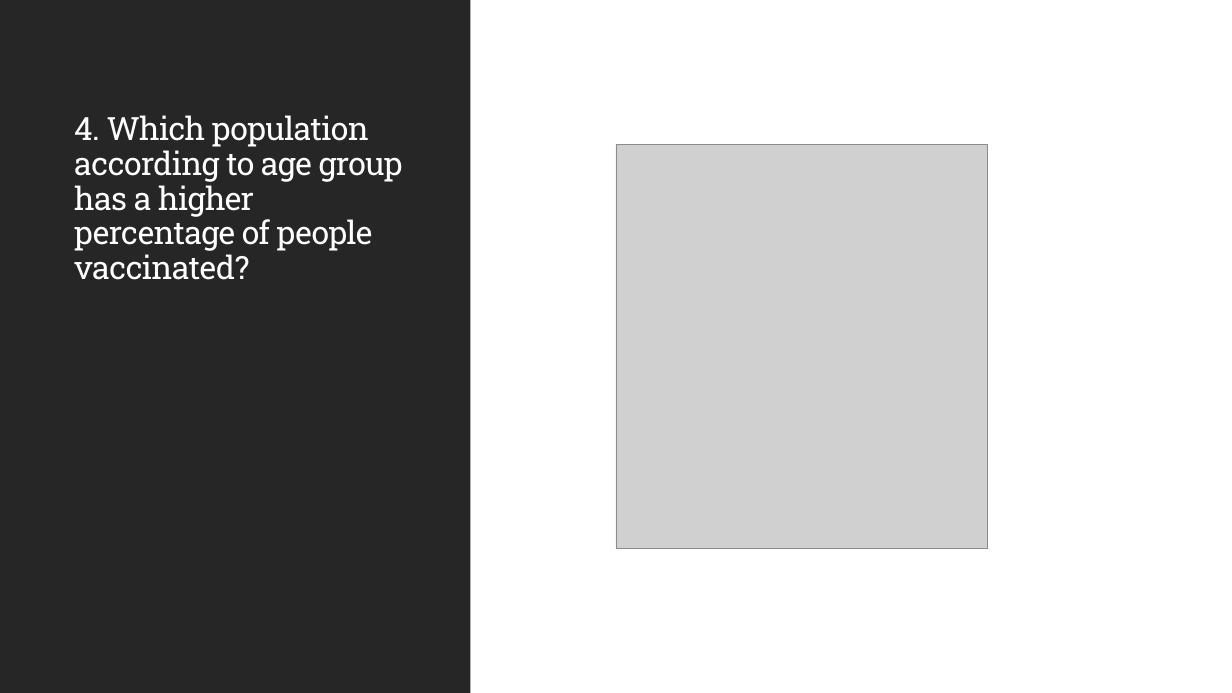
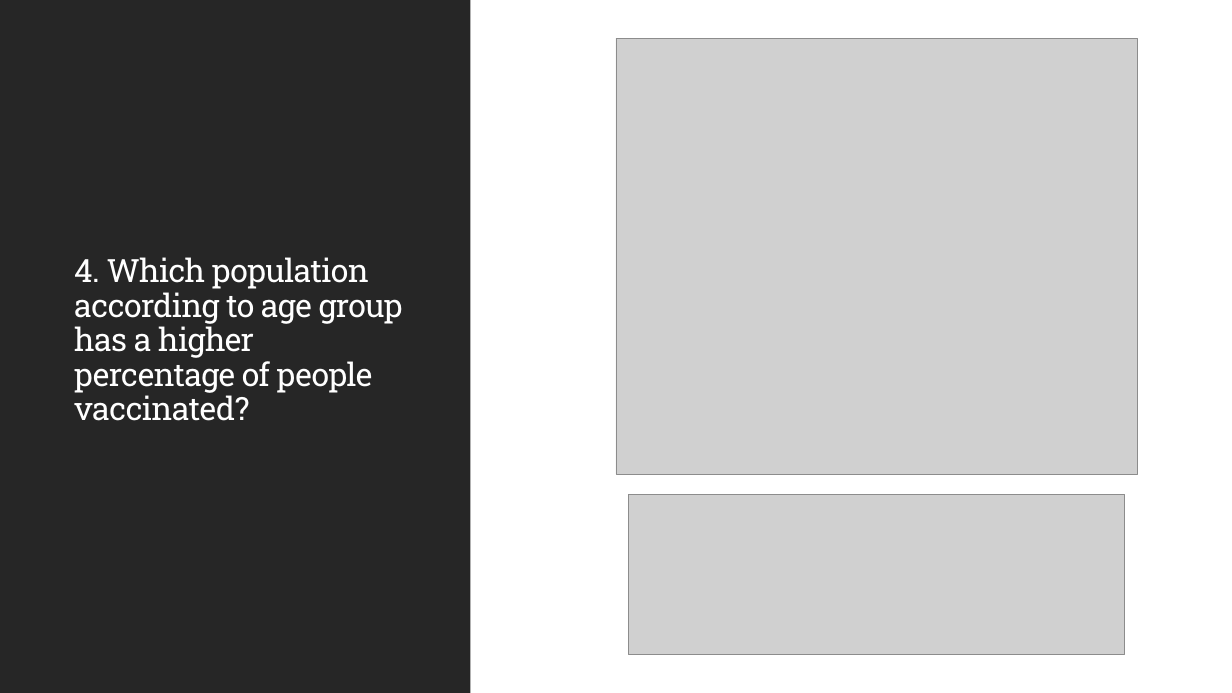
Before and after one commit to Ramsha2025/US-Vaccine-Tracker-Challenge, a slide deck: slide 7 of US Vaccine Tracker.pptx. Drawn at 1232x693 pixels with LibreOffice and Linux fonts; fonts in the diff are those of the drawing; grey boxes stand for pictures. Boxes give left, top, right and bottom in pixels: in the first picture for what was removed or moved away, otherwise in the second. Text is boxed around its words. In the diff, an @@ line names an element or a change of style, - is before the commit and + after.

```diff
--- a/US Vaccine Tracker.pptx
+++ b/US Vaccine Tracker.pptx
@@ picture added at <box>616,38,1139,474</box> @@
@@ title "4. Which population according to ...": place and size @@
-title "4. Which population according to ..." at <box>74,115,403,280</box>
+title "4. Which population according to ..." at <box>74,257,403,421</box>
@@ picture removed at <box>616,144,989,549</box> @@
@@ picture added at <box>628,494,1125,655</box> @@
```
Also in this commit, not shown: 3 other slides changed.
